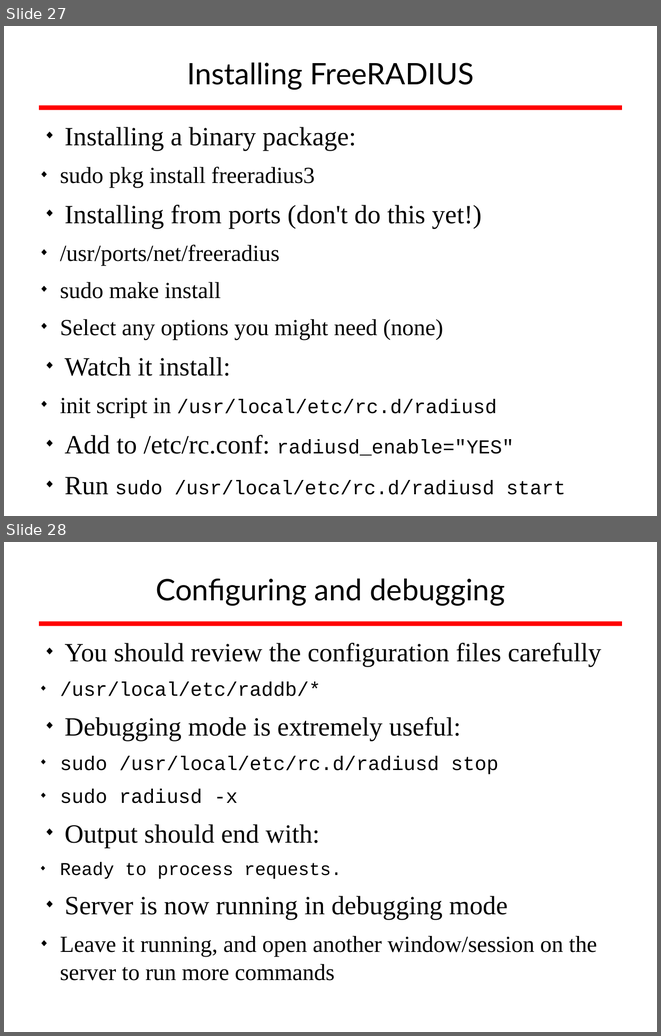
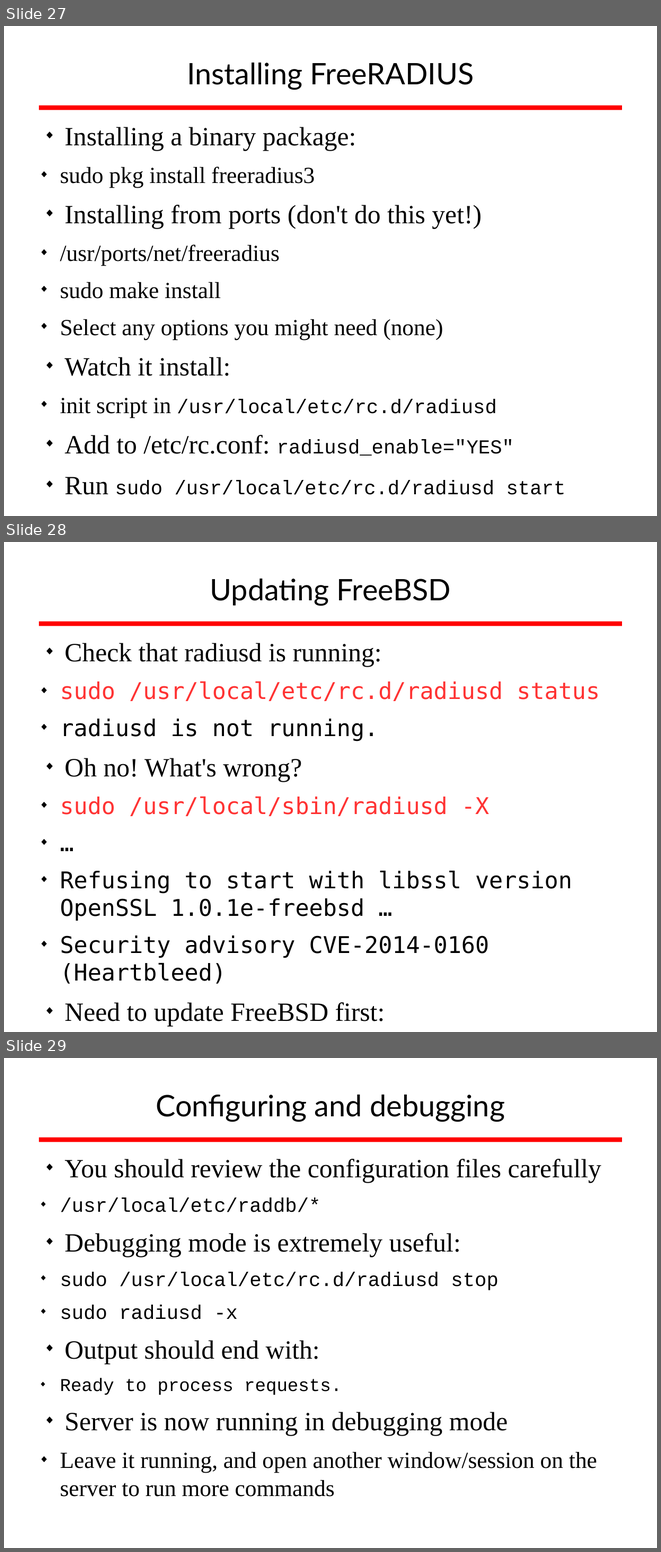
Before and after one commit to afnog/sse, a slide deck: radius/radius_presentation.odp. Shown one above the other, each under a label of ours: slides 27 and 28 before the commit, slides 27, 28 and 29 after it. The pictures are 661x1036 and 661x1552 pixels, drawn with LibreOffice and Linux fonts; fonts in the diff are those of the drawing; background and template pictures are left out. Boxes give left, top, right and bottom in pixels: in the first picture for what was removed or moved away, otherwise in the second. Text is boxed around its words. In the diff, an @@ line names an element or a change of style, - is before the commit and + after.

```diff
--- a/radius/radius_presentation.odp
+++ b/radius/radius_presentation.odp
@@ slide 28 added at bbox=[4, 542, 657, 1032], background #FFFFFF; not listed: 1 template element that a slide beside it also shows @@
@@ title added at bbox=[210, 579, 451, 606], 36 pt, text #000000 @@
+Updating FreeBSD
@@ text added at bbox=[60, 643, 600, 1026], 28 pt, text #000000 @@
+◆ Check that radiusd is running:
+  ◆ sudo /usr/local/etc/rc.d/radiusd status
+  ◆ radiusd is not running.
+◆ Oh no! What's wrong?
+  ◆ sudo /usr/local/sbin/radiusd -X
+  ◆ …
+  ◆ Refusing to start with libssl version OpenSSL 1.0.1e-freebsd …
+  ◆ Security advisory CVE-2014-0160 (Heartbleed)
+◆ Need to update FreeBSD first:
+  ◆ sudo freebsd-update fetch install
@@ what was slide 28 is now slide 29 @@
```
Also in this commit, not shown: 1 other file.
